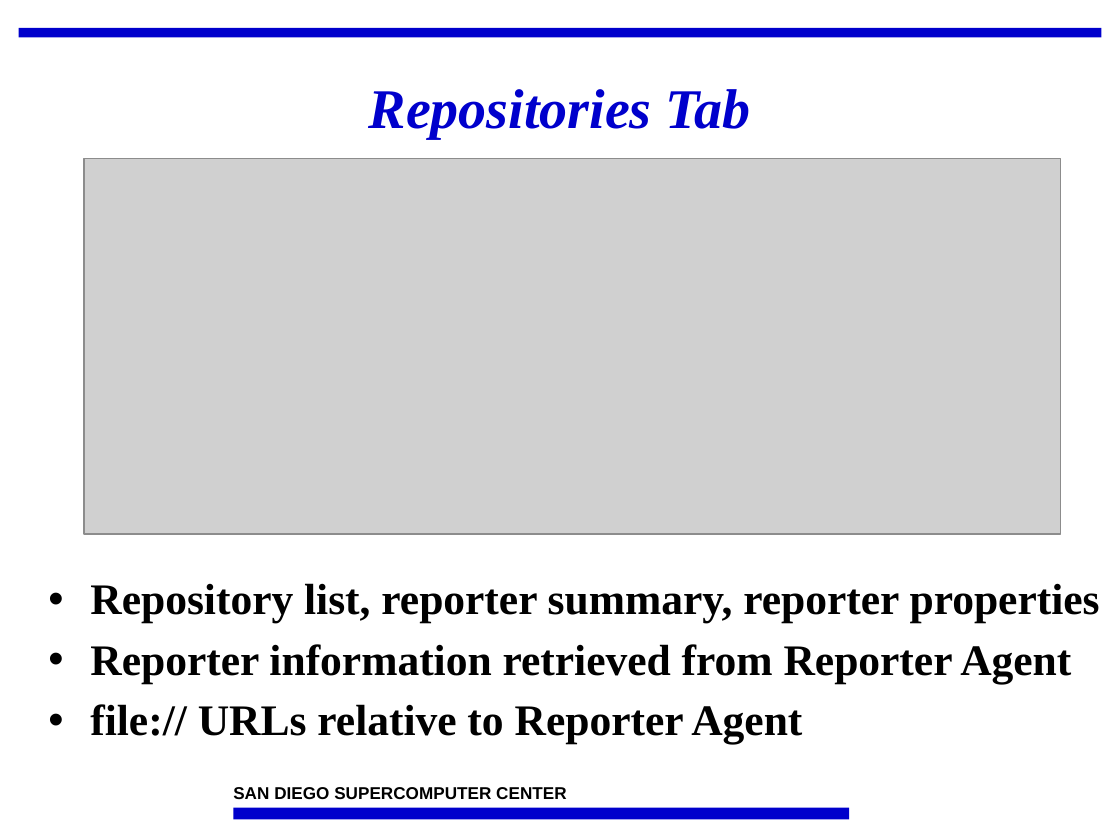
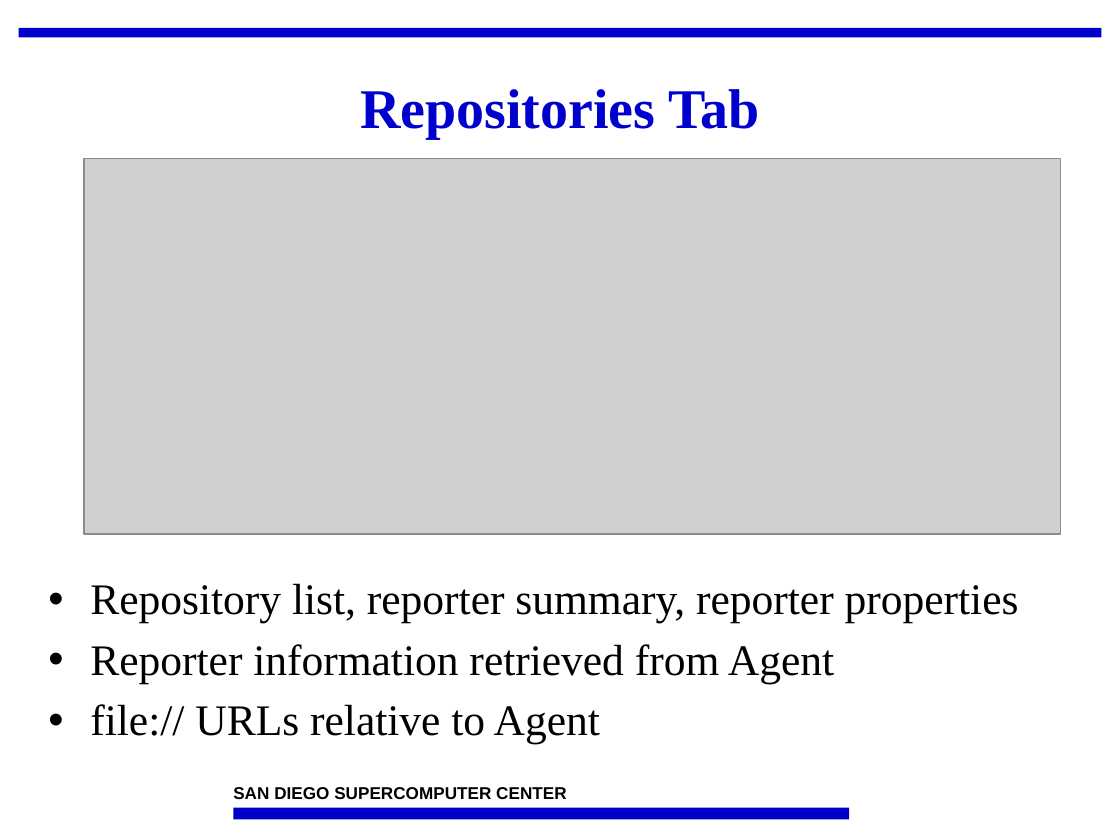
Before and after one commit to IncaProject/inca-xsede, a slide deck: slide 7 of talks/2008workshop/incat.ppt. Drawn at 1120x840 pixels with LibreOffice and Linux fonts; fonts in the diff are those of the drawing; grey boxes stand for pictures; background and template pictures are left out. Boxes give left, top, right and bottom in pixels: in the first picture for what was removed or moved away, otherwise in the second. Text is boxed around its words. In the diff, an @@ line names an element or a change of style, - is before the commit and + after.

```diff
--- a/talks/2008workshop/incat.ppt
+++ b/talks/2008workshop/incat.ppt
@@ title "Repositories Tab" at (360,89,759,139): italic off @@
@@ text at (90,583,1019,623): bold off in "Repository list, reporter summary, reporter properties" @@
@@ text at (90,644,834,744): text changed; bold off @@
-• Reporter information retrieved from Reporter Agent
-• file:// URLs relative to Reporter Agent
+• Reporter information retrieved from Agent
+• file:// URLs relative to Agent
```
Also in this commit, not shown: 17 other slides changed, 1 slide added.
